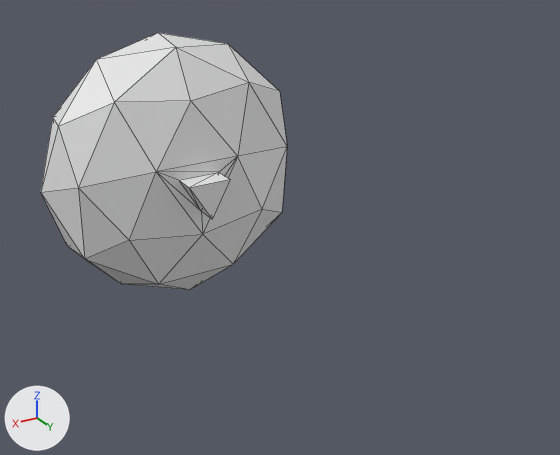
The OBJ model res/bush.obj, before and after one commit.
Both versions are drawn from a 50 mm lens placed at (2.19, 4.51, 1.9), pointed at (-0.14, 0.63, -0.04). Every picture has the same lights, and +X, +Y and +Z are marked at lower left. Mesh edges are drawn as thin lines. Where no turn or scale is listed for an object, it has been applied to the vertices.

The older version as bpy lines, for what is in view:
```python
me_icosphere = bpy.data.meshes.new('Icosphere')
me_icosphere.from_pydata(...)  # 48 vertices, 92 faces; spans x -1.0..1.0, y -1.63..0.01, z -0.98..0.98
# before: 45 (0.19, 0.0, 0.09) at pixel (189, 187), 46 (-0.12, 0.01, 0.09) at pixel (230, 179), 47 (0.03, 0.0, -0.17) at pixel (212, 219)
ob_icosphere = bpy.data.objects.new('Icosphere', me_icosphere)
ob_icosphere.location = (0.0, 0.0, 0.0)
```
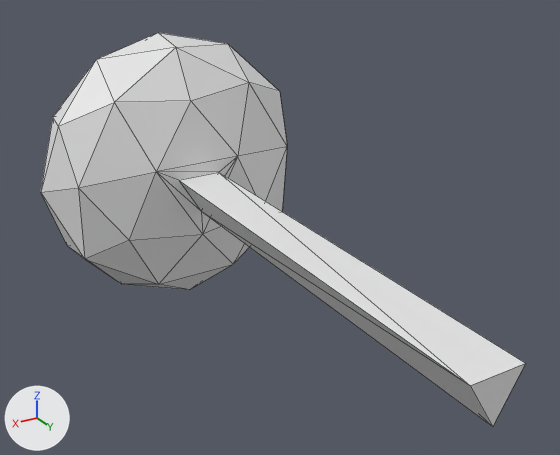
What differs and where, as boxes (x1, y1, x2, y2) in the pictures (560 x 455 px; the box of a moved part takes in the faces that stretch with it):
'Icosphere', reshaped (96% wider, 53% taller)
    before: (41, 33, 287, 290)
    after: (41, 33, 525, 427)
part 1 of me_icosphere, moved or reshaped
    before: (179, 172, 230, 219)
    after: (179, 172, 525, 427)

What changed in the scene script:
```text
Change me_icosphere:
    where me_icosphere.from_pydata(...)  # 48 vertices, 92 faces; spans x -1.0..1.0, y -1.63..0.01, z -0.98..0.98
    used by ob_icosphere; location = (0.0, 0.0, 0.0)
    me_icosphere part 1
    add for i in [45, 46, 47]: me_icosphere.vertices[i].co += Vector((0.0, 2.66, 0.0))
```
